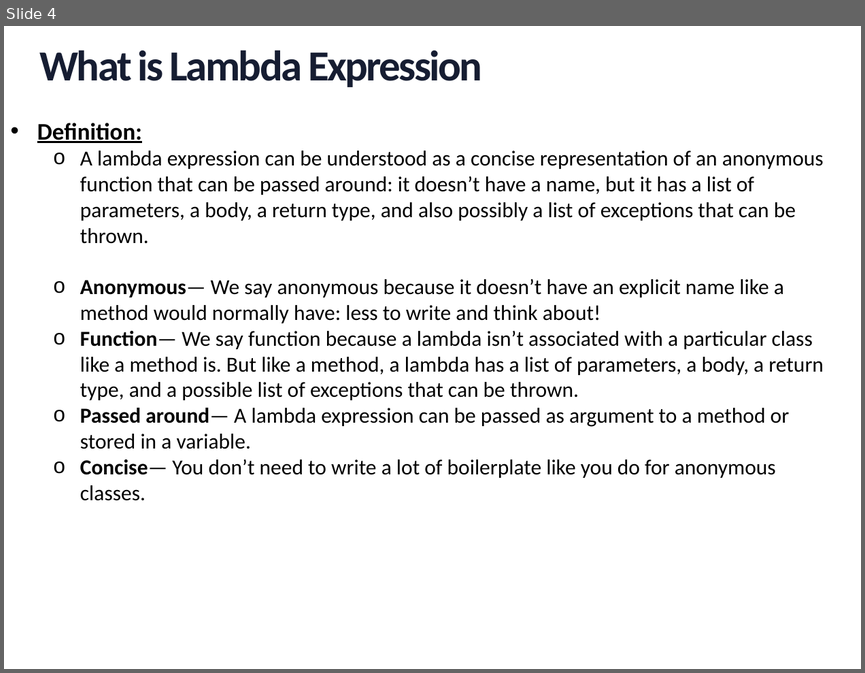
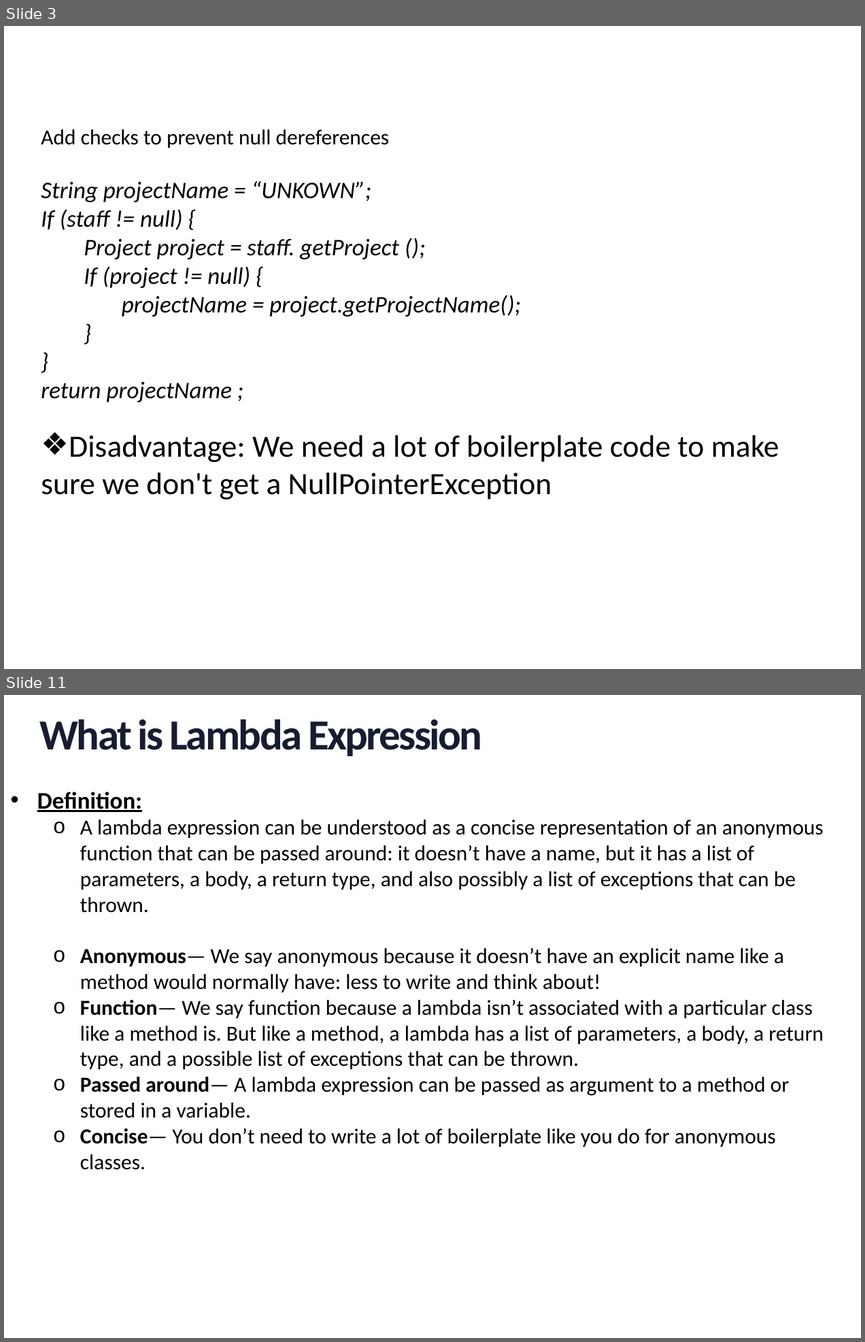
Before and after one commit to minhntk/jdk8, a slide deck: document/Lambda Expression.pptx. Shown one above the other, each under a label of ours: slide 4 before the commit, slides 3 and 11 after it; the slides between them are not shown. The pictures are 865x673 and 865x1342 pixels, drawn with LibreOffice and Linux fonts; fonts in the diff are those of the drawing; background and template pictures are left out. Boxes give left, top, right and bottom in pixels: in the first picture for what was removed or moved away, otherwise in the second. Text is boxed around its words. In the diff, an @@ line names an element or a change of style, - is before the commit and + after.

```diff
--- a/document/Lambda Expression.pptx
+++ b/document/Lambda Expression.pptx
@@ slide 3 added at <box>4,26,861,669</box>, background picture (left out) @@
@@ text added at <box>41,129,779,499</box>, 20 pt, text #000000, italic @@
+Add checks to prevent null dereferences
+String projectName = “UNKOWN”;
+If (staff != null) {
+  Project project = staff. getProject ();
+  If (project != null) {
+  projectName = project.getProjectName();
+  }
+}
+return projectName ;
+❖ Disadvantage: We need a lot of boilerplate code to make sure we don't get a NullPointerException
@@ what was slide 4 is now slide 11 @@
```
Also in this commit, not shown: 2 slides changed, 7 other slides added, 1 slide removed, 4 other files.
